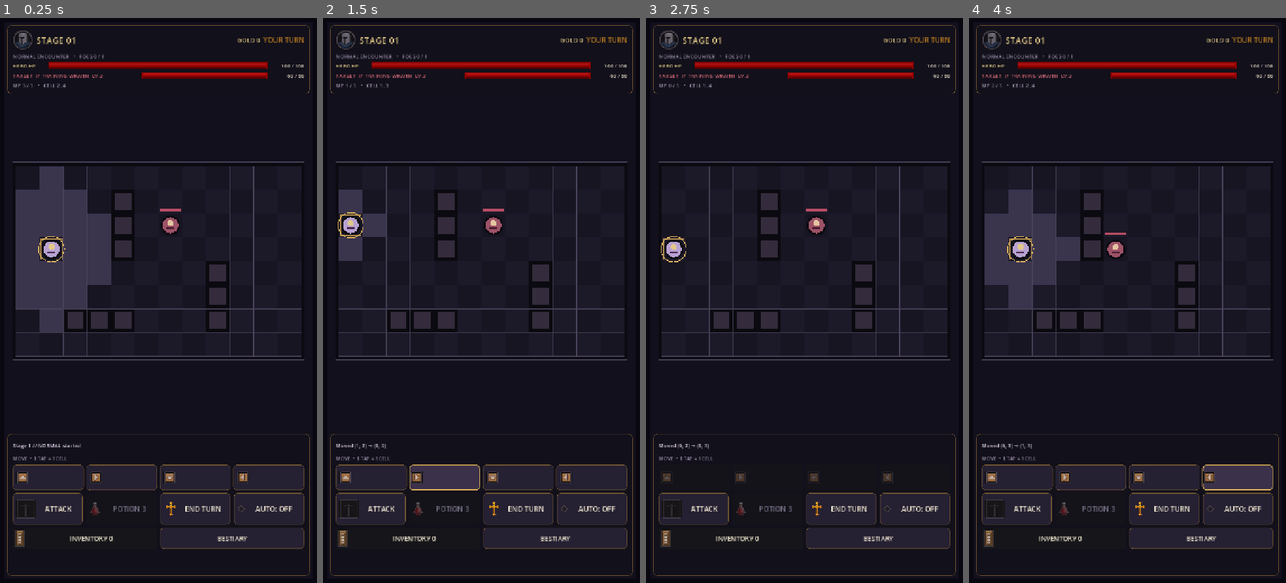
Above: before the commit, frames 1-4 (left to right).
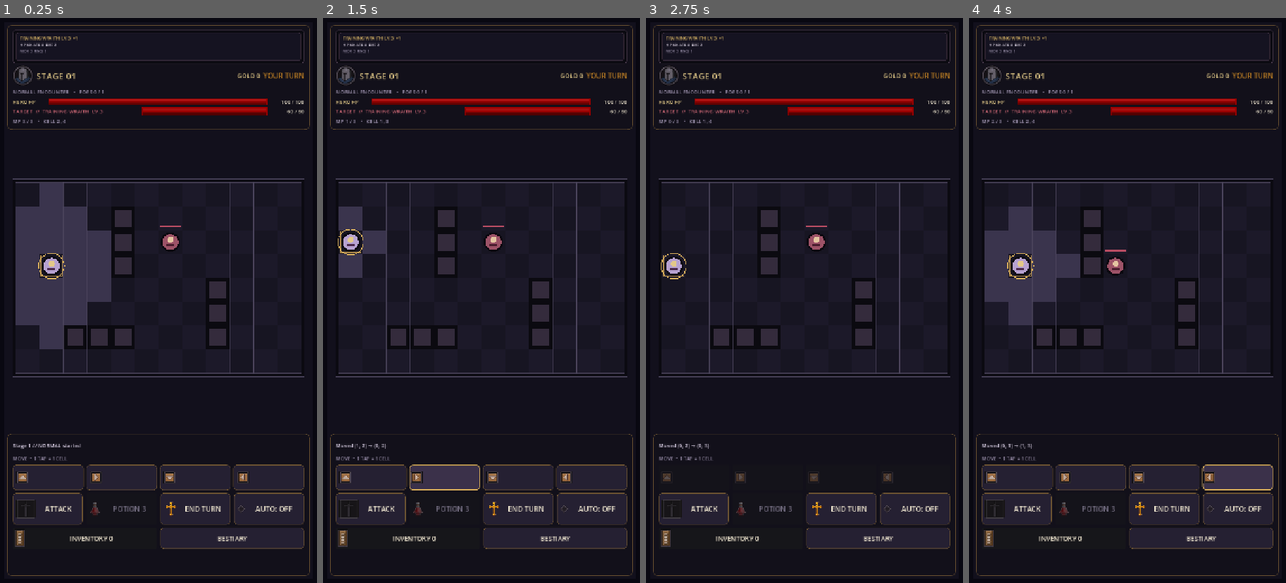
Above: after the commit, the same moments.

Repository: 0xyu/darktest
Game: Godot game, scene res://scenes/world/Main.tscn
Same seed, same stepped clock (60 frames per second), same inputs: the game is played once before the commit and once after it.
Inputs (mouse positions are in pixels of both pictures, inside the frame that each line leads up to):
- Up to frame 1 (0.25 s): no input
- Up to frame 2 (1.5 s): click (370, 475) at 0.5 s; click (443, 475) at 1.25 s
- Up to frame 3 (2.75 s): click (842, 475) at 2 s
- Up to frame 4 (4 s): click "ATTACK" at 2.75 s; click (1238, 475) at 3.5 s

The runs differ from the first frame. In frame 1, 10% of the frame differs, in the area x 2-98%, y 2-64%; in frame 2, 9.9%; in frame 3, 8.9%; in frame 4, 11%.

Commit message:
enemy summary

Diff:
--- a/scenes/ui/MobileCombatHUD.tscn
+++ b/scenes/ui/MobileCombatHUD.tscn
@@ -86,6 +86,18 @@
 texture_margin_right = 4.0
 texture_margin_bottom = 3.0
 
+[sub_resource type="StyleBoxFlat" id="StyleEnemySummary"]
+bg_color = Color(0.043, 0.039, 0.067, 0.96)
+border_width_left = 1
+border_width_top = 1
+border_width_right = 1
+border_width_bottom = 1
+border_color = Color(0.275, 0.22, 0.29, 1)
+corner_radius_top_left = 5
+corner_radius_top_right = 5
+corner_radius_bottom_right = 5
+corner_radius_bottom_left = 5
+
 [node name="MobileCombatHUD" type="CanvasLayer"]
 layer = 10
 script = ExtResource("1_hud")
@@ -191,7 +203,7 @@
 offset_left = 16.0
 offset_top = 16.0
 offset_right = -16.0
-offset_bottom = 166.0
+offset_bottom = 250.0
 grow_horizontal = 2
 theme_override_styles/panel = SubResource("StylePanel")
 
@@ -203,6 +215,23 @@
 theme_override_constants/margin_bottom = 10
 
 [node name="Content" type="VBoxContainer" parent="Root/TopPanel/Margin"]
+layout_mode = 2
+theme_override_constants/separation = 5
+
+[node name="EnemySummaryPanel" type="PanelContainer" parent="Root/TopPanel/Margin/Content"]
+layout_mode = 2
+custom_minimum_size = Vector2(0, 64)
+theme_override_styles/panel = SubResource("StyleEnemySummary")
+
+[node name="Margin" type="MarginContainer" parent="Root/TopPanel/Margin/Content/EnemySummaryPanel"]
+layout_mode = 2
+theme_override_constants/margin_left = 7
+theme_override_constants/margin_top = 5
+theme_override_constants/margin_right = 7
+theme_override_constants/margin_bottom = 5
+
+[node name="EnemySummaryRow" type="HBoxContainer" parent="Root/TopPanel/Margin/Content/EnemySummaryPanel/Margin"]
+unique_name_in_owner = true
 layout_mode = 2
 theme_override_constants/separation = 5
 
--- a/scripts/ui/mobile_combat_hud.gd
+++ b/scripts/ui/mobile_combat_hud.gd
@@ -20,6 +20,7 @@
 @onready var _gold_label: Label = %GoldLabel
 @onready var _turn_label: Label = %TurnLabel
 @onready var _encounter_label: Label = %EncounterLabel
+@onready var _enemy_summary_row: HBoxContainer = %EnemySummaryRow
 @onready var _player_hp_bar: ProgressBar = %PlayerHPBar
 @onready var _player_hp_value: Label = %PlayerHPValue
 @onready var _target_label: Label = %TargetLabel
@@ -41,6 +42,13 @@
 @onready var _move_buttons: Array[Button] = [%MoveUpButton, %MoveLeftButton, %MoveDownButton, %MoveRightButton]
 
 var _critical_time_remaining: float = 0.0
+var _enemy_summary_signature: String = ""
+
+const ENEMY_SUMMARY_CARD_COLOR := Color("151321")
+const ENEMY_SUMMARY_CARD_BORDER := Color("49384a")
+const ENEMY_SUMMARY_TITLE_COLOR := Color("d9b565")
+const ENEMY_SUMMARY_TEXT_COLOR := Color("d8cfdf")
+const ENEMY_SUMMARY_MUTED_COLOR := Color("9d93ae")
 
 
 func _ready() -> void:
@@ -109,6 +117,7 @@
 	_turn_label.text = _get_turn_label()
 	_turn_label.modulate = _get_turn_color()
 	_encounter_label.text = _get_encounter_text(stage_state)
+	_update_enemy_summary()
 	_event_label.text = str(get_parent().get("_last_move_text"))
 	var inventory: EquipmentInventory = _player.get_inventory() if _player.has_method("get_inventory") else null
 	if inventory != null:
@@ -129,6 +138,117 @@
 	var target: Node = _get_target()
 	_update_target(target)
 	_update_buttons(player_stats)
+
+
+func _update_enemy_summary() -> void:
+	var grouped_enemies: Dictionary = {}
+	var spawned_enemies: Array[EnemyController] = _stage_manager.get_spawned_enemies() if _stage_manager.has_method("get_spawned_enemies") else []
+	for enemy in spawned_enemies:
+		if enemy == null or not is_instance_valid(enemy) or enemy.is_defeated():
+			continue
+		var enemy_stats: EnemyStats = enemy.enemy_stats
+		if enemy_stats == null:
+			continue
+		var enemy_name: String = enemy.get_display_name()
+		var summary_key: String = _get_enemy_summary_key(enemy, enemy_stats, enemy_name)
+		if not grouped_enemies.has(summary_key):
+			grouped_enemies[summary_key] = {
+				"enemy_name": enemy_name,
+				"enemy_level": enemy.enemy_level,
+				"max_hp": enemy_stats.max_hp,
+				"attack": enemy_stats.attack,
+				"defense": enemy_stats.defense,
+				"movement_points": enemy_stats.movement_points,
+				"attack_range": enemy_stats.attack_range,
+				"count": 0,
+			}
+		grouped_enemies[summary_key]["count"] += 1
+
+	var summary_parts: Array[String] = []
+	for summary_key: String in grouped_enemies.keys():
+		summary_parts.append("%s:%d" % [summary_key, int(grouped_enemies[summary_key]["count"])])
+	summary_parts.sort()
+	var summary_signature: String = "|".join(summary_parts) if not summary_parts.is_empty() else "NONE"
+	if summary_signature == _enemy_summary_signature:
+		return
+	_enemy_summary_signature = summary_signature
+	for child in _enemy_summary_row.get_children():
+		child.free()
+
+	if grouped_enemies.is_empty():
+		var empty_label := Label.new()
+		empty_label.text = "FIELD MONSTERS  •  NONE"
+		empty_label.add_theme_color_override("font_color", ENEMY_SUMMARY_MUTED_COLOR)
+		empty_label.add_theme_font_size_override("font_size", 11)
+		empty_label.vertical_alignment = VERTICAL_ALIGNMENT_CENTER
+		_enemy_summary_row.add_child(empty_label)
+		return
+
+	for summary: Dictionary in grouped_enemies.values():
+		_enemy_summary_row.add_child(_create_enemy_summary_card(summary))
+
+
+func _get_enemy_summary_key(enemy: EnemyController, enemy_stats: EnemyStats, enemy_name: String) -> String:
+	var enemy_type: int = enemy.enemy_definition.enemy_type if enemy.enemy_definition != null else EnemyType.NORMAL
+	return "%s|%d|%d|%d|%d|%d|%d|%d" % [
+		enemy_name,
+		enemy.enemy_level,
+		enemy_type,
+		enemy_stats.max_hp,
+		enemy_stats.attack,
+		enemy_stats.defense,
+		enemy_stats.movement_points,
+		enemy_stats.attack_range,
+	]
+
+
+func _create_enemy_summary_card(summary: Dictionary) -> PanelContainer:
+	var card := PanelContainer.new()
+	card.size_flags_horizontal = Control.SIZE_EXPAND_FILL
+	card.custom_minimum_size = Vector2(0.0, 64.0)
+	card.add_theme_stylebox_override("panel", _make_enemy_summary_style())
+
+	var margin := MarginContainer.new()
+	margin.add_theme_constant_override("margin_left", 7)
+	margin.add_theme_constant_override("margin_top", 5)
+	margin.add_theme_constant_override("margin_right", 7)
+	margin.add_theme_constant_override("margin_bottom", 5)
+	card.add_child(margin)
+
+	var content := VBoxContainer.new()
+	content.add_theme_constant_override("separation", 1)
+	margin.add_child(content)
+
+	var name_label := Label.new()
+	name_label.text = "%s  LV.%d  ×%d" % [str(summary["enemy_name"]).to_upper(), int(summary["enemy_level"]), int(summary["count"])]
+	name_label.add_theme_color_override("font_color", ENEMY_SUMMARY_TITLE_COLOR)
+	name_label.add_theme_font_size_override("font_size", 10)
+	name_label.clip_text = true
+	name_label.text_overrun_behavior = TextServer.OVERRUN_TRIM_ELLIPSIS
+	content.add_child(name_label)
+
+	var primary_stats_label := Label.new()
+	primary_stats_label.text = "HP %d  ATK %d  DEF %d" % [int(summary["max_hp"]), int(summary["attack"]), int(summary["defense"])]
+	primary_stats_label.add_theme_color_override("font_color", ENEMY_SUMMARY_TEXT_COLOR)
+	primary_stats_label.add_theme_font_size_override("font_size", 9)
+	primary_stats_label.clip_text = true
+	content.add_child(primary_stats_label)
+
+	var secondary_stats_label := Label.new()
+	secondary_stats_label.text = "MOV %d  RNG %d" % [int(summary["movement_points"]), int(summary["attack_range"])]
+	secondary_stats_label.add_theme_color_override("font_color", ENEMY_SUMMARY_MUTED_COLOR)
+	secondary_stats_label.add_theme_font_size_override("font_size", 9)
+	content.add_child(secondary_stats_label)
+	return card
+
+
+func _make_enemy_summary_style() -> StyleBoxFlat:
+	var style := StyleBoxFlat.new()
+	style.bg_color = ENEMY_SUMMARY_CARD_COLOR
+	style.border_color = ENEMY_SUMMARY_CARD_BORDER
+	style.set_border_width_all(1)
+	style.set_corner_radius_all(4)
+	return style
 
 
 func _get_target() -> Node:
--- a/scripts/world/grid_test.gd
+++ b/scripts/world/grid_test.gd
@@ -125,7 +125,7 @@
 
 func _layout_portrait_grid() -> void:
 	var viewport_size: Vector2 = get_viewport_rect().size
-	var top_reserved: float = clampf(viewport_size.y * 0.14, 180.0, 210.0)
+	var top_reserved: float = clampf(viewport_size.y * 0.20, 230.0, 270.0)
 	var bottom_reserved: float = clampf(viewport_size.y * 0.28, 338.0, 390.0)
 	var side_margin: float = clampf(viewport_size.x * 0.045, 18.0, 36.0)
 	var available_size := Vector2(
